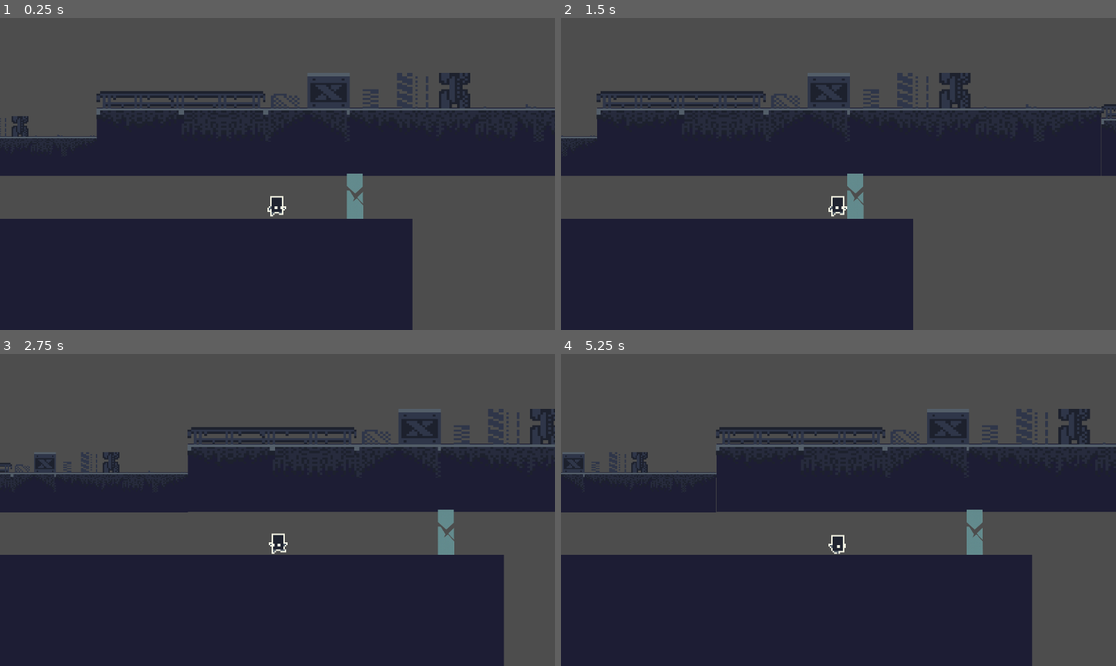
Above: before the commit, frames 1-4 (two rows, left to right).
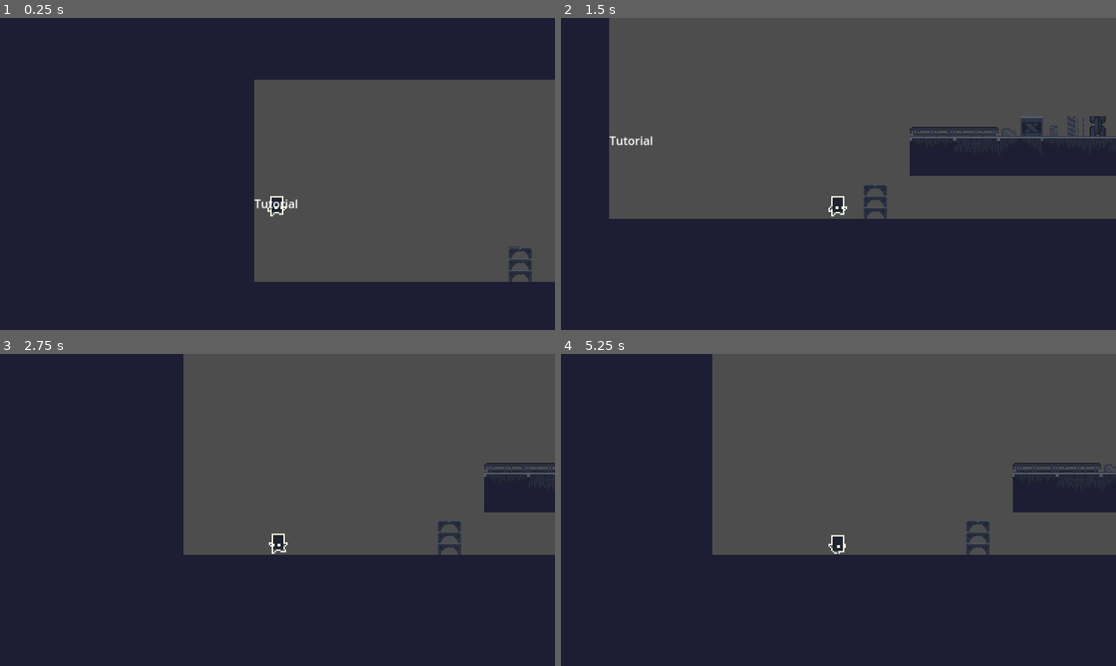
Above: after the commit, the same moments.

Repository: Varreaux/W3Game
Game: Godot game, scene res://main.tscn
Two runs of this game, one before a commit and one after it. Both use one fixed random seed, a clock stepped at 60 frames per second and the inputs below.
Inputs:
- Up to frame 1 (0.25 s): no input
- Up to frame 2 (1.5 s): tap Enter (ui_accept) at 0.5, 0.6, 0.77, 1.07 s; hold Right (ui_right) from 0.53 s (still down); tap T (toggle_weapon) at 1.35 s
- Up to frame 3 (2.75 s): tap Enter (ui_accept) at 1.52, 1.55, 1.82, 2.1 s; release Right (ui_right) at 2.03 s; hold Left (ui_left) from 2.03 s (still down)
- Up to frame 4 (5.25 s): release Left (ui_left) at 2.78 s; hold Right (ui_right) 2.78-4.28 s; tap T (toggle_weapon) at 2.85, 4.35 s; tap Enter (ui_accept) at 3.02, 3.05, 3.32, 3.6, 3.77, 4.07, 4.52, 4.55, 4.82, 5.1 s; hold Left (ui_left) 4.28-5.03 s; hold Right (ui_right) from 5.03 s (still down)

The runs differ from the first frame. In frame 1, 55% of the frame differs, in the area x 0-100%, y 0-100%; in frame 2, 36%; in frame 3, 36%; in frame 4, 36%.

Commit message:
finished tutorial

Diff:
--- a/bullet.gd
+++ b/bullet.gd
@@ -19,3 +19,6 @@
 	if body.name == "turret":
 		body.slow_down()
 		queue_free()
+	if body.name == "Player":
+		body.die()  # Call the player's die function
+		queue_free()
--- /dev/null
+++ b/exit.gd
@@ -0,0 +1,19 @@
+extends Area2D
+
+
+# Called when the node enters the scene tree for the first time.
+func _ready() -> void:
+	$WinLabel.visible = false
+
+
+# Called every frame. 'delta' is the elapsed time since the previous frame.
+func _process(delta: float) -> void:
+	pass
+
+
+
+
+func _on_body_entered(body: Node2D) -> void:
+	if body.name == "Player":
+		$WinLabel.visible = true
+		print("next level")
--- /dev/null
+++ b/exit.tscn
@@ -0,0 +1,28 @@
+[gd_scene load_steps=4 format=3 uid="uid://br42jee0jyht4"]
+
+[ext_resource type="Script" path="res://exit.gd" id="1_vx2ta"]
+[ext_resource type="Texture2D" uid="uid://7hp05a372sm8" path="res://exit_image.png" id="1_xkxvc"]
+
+[sub_resource type="RectangleShape2D" id="RectangleShape2D_oyjhc"]
+size = Vector2(20, 30)
+
+[node name="exit" type="Area2D"]
+script = ExtResource("1_vx2ta")
+
+[node name="CollisionShape2D" type="CollisionShape2D" parent="."]
+position = Vector2(0, -5)
+shape = SubResource("RectangleShape2D_oyjhc")
+
+[node name="Sprite2D" type="Sprite2D" parent="."]
+position = Vector2(-9.53674e-07, -8)
+scale = Vector2(0.0292969, 0.0286458)
+texture = ExtResource("1_xkxvc")
+
+[node name="WinLabel" type="Label" parent="."]
+offset_left = -56.0
+offset_top = -56.0
+offset_right = 79.0
+offset_bottom = -33.0
+text = "Tutorial Complet!"
+
+[connection signal="body_entered" from="." to="." method="_on_body_entered"]
--- a/gun.gd
+++ b/gun.gd
@@ -14,6 +14,7 @@
 
 func _on_body_entered(body: Node2D) -> void:
 	if body.name == "Player":
+		$ToggleLabel.visible = true
 		body.current_weapon = body.Weapon.GUN
 		body.has_gun = true
 		queue_free()  # Remove the gun from the scene
--- a/gun.tscn
+++ b/gun.tscn
@@ -17,4 +17,12 @@
 scale = Vector2(0.0234375, 0.0244141)
 texture = ExtResource("2_vkobn")
 
+[node name="ToggleLabel" type="Label" parent="."]
+visible = false
+offset_left = 8.0
+offset_top = -32.0
+offset_right = 97.0
+offset_bottom = -9.0
+text = "'T' to toggle"
+
 [connection signal="body_entered" from="." to="." method="_on_body_entered"]
--- a/main.gd
+++ b/main.gd
@@ -3,7 +3,8 @@
 
 # Called when the node enters the scene tree for the first time.
 func _ready() -> void:
-	pass # Replace with function body.
+	await get_tree().create_timer(2.0).timeout  # waits 2 seconds
+	$TutorialLabel.visible = false
 
 
 # Called every frame. 'delta' is the elapsed time since the previous frame.
--- a/main.tscn
+++ b/main.tscn
@@ -9,6 +9,7 @@
 [ext_resource type="PackedScene" uid="uid://c78un30vcng8m" path="res://box_stand.tscn" id="6_hitre"]
 [ext_resource type="PackedScene" uid="uid://33f50xmlqra6" path="res://turret.tscn" id="7_s40y1"]
 [ext_resource type="PackedScene" uid="uid://dh7ho0eyxjdna" path="res://enemy.tscn" id="8_leuy2"]
+[ext_resource type="PackedScene" uid="uid://br42jee0jyht4" path="res://exit.tscn" id="10_tpq4c"]
 
 [sub_resource type="RectangleShape2D" id="RectangleShape2D_j3gum"]
 size = Vector2(1216, 96)
@@ -186,7 +187,7 @@
 metadata/_edit_use_anchors_ = true
 
 [node name="Player" parent="." instance=ExtResource("1_3pe8w")]
-position = Vector2(1032, 80)
+position = Vector2(32, -16)
 
 [node name="gun" parent="." instance=ExtResource("4_aheta")]
 position = Vector2(1848, 568)
@@ -257,6 +258,10 @@
 [node name="enemy" parent="." instance=ExtResource("8_leuy2")]
 position = Vector2(1552, 875)
 scale = Vector2(2.47663, 2.59741)
+
+[node name="enemy2" parent="." instance=ExtResource("8_leuy2")]
+position = Vector2(1568, -40)
+scale = Vector2(2.23998, 2.6153)
 
 [node name="checkpoint" type="Area2D" parent="."]
 
@@ -272,4 +277,13 @@
 offset_bottom = 95.0
 text = "Checkpoint Reached!"
 
+[node name="exit" parent="." instance=ExtResource("10_tpq4c")]
+position = Vector2(2384, 880)
+scale = Vector2(1.44, 1.64001)
+
+[node name="TutorialLabel" type="Label" parent="."]
+offset_right = 40.0
+offset_bottom = 23.0
+text = "Tutorial"
+
 [connection signal="body_entered" from="checkpoint" to="." method="_on_checkpoint_body_entered"]
--- a/player.gd
+++ b/player.gd
@@ -68,7 +68,10 @@
 
 	if current_weapon == Weapon.GUN and Input.is_action_just_pressed("ui_accept"):  # space key by default
 		var bullet = bullet_scene.instantiate()
-		bullet.global_position = global_position
+		if facing_dir.x < 0:
+			bullet.global_position = global_position + facing_dir * 23
+		else:
+			bullet.global_position = global_position + facing_dir * 13
 		bullet.direction = facing_dir.normalized()
 		get_tree().current_scene.add_child(bullet)
 
Binary file added: W 3 Game.apple-touch-icon.png
Binary file added: W 3 Game.icon.png
Binary file added: W 3 Game.png
Binary file added: exit_image.png
Not shown, added: exit_image.png.import
Not shown, added: export_presets.cfg
Not shown: 1 places in main.tscn that only renumber resources
Not shown, added: Archive.zip
Not shown, added: W 3 Game.audio.worklet.js
Not shown, added: W 3 Game.js
Not shown, added: W 3 Game.pck
Not shown, added: W 3 Game.wasm
(and 2 more such lines)
